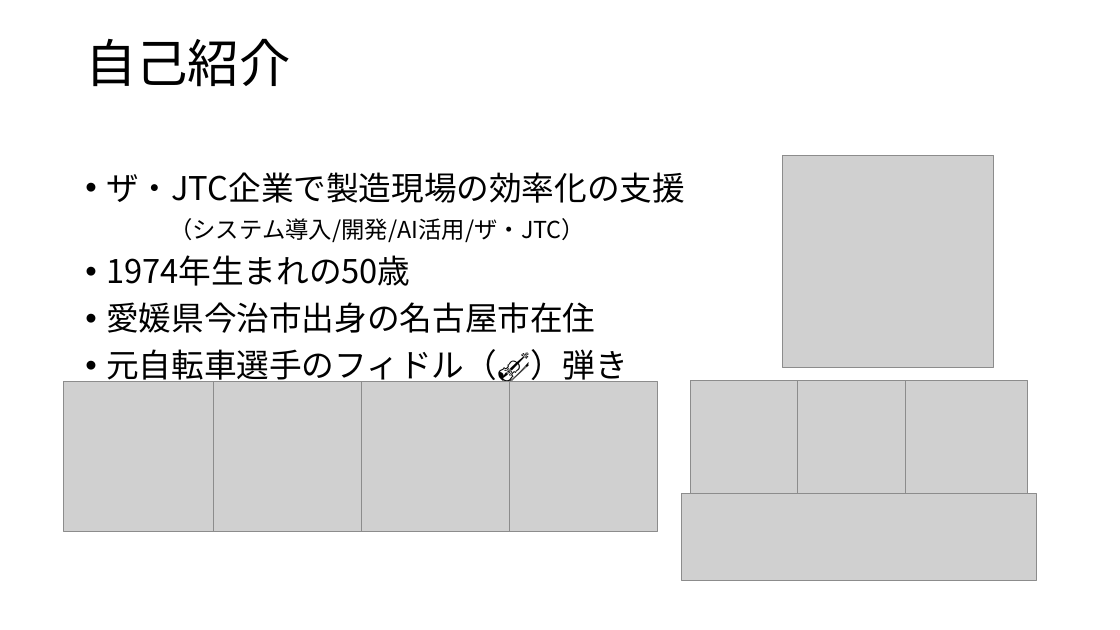
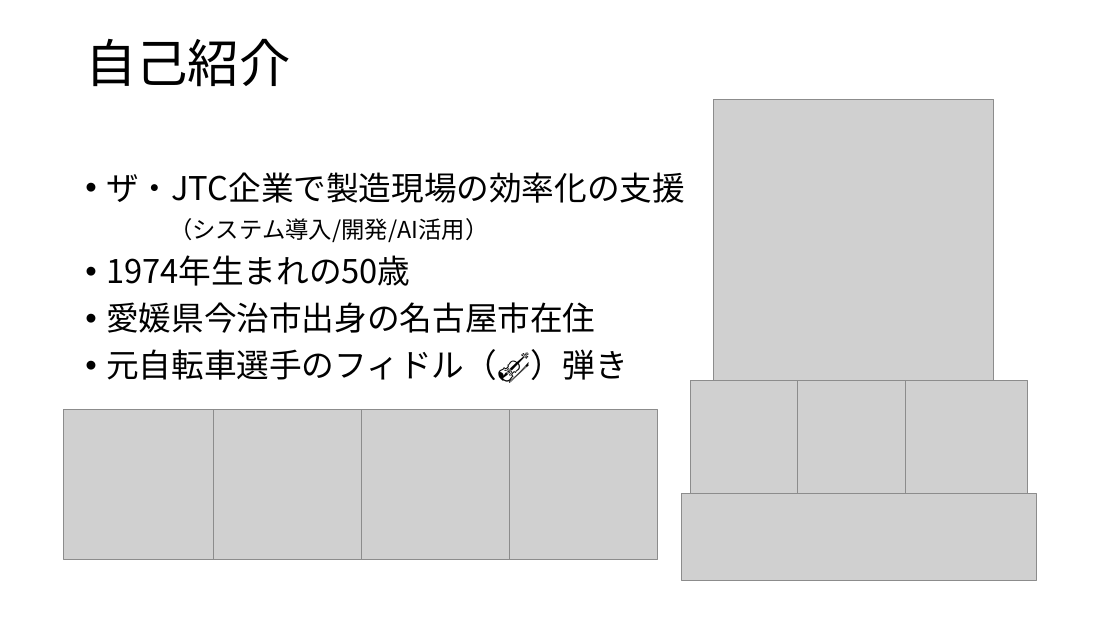
Before and after one commit to ikedachin/study_huggingface, a slide deck: slide 3 of huggingface 発表資料.pptx. Drawn at 1120x630 pixels with LibreOffice and Linux fonts; fonts in the diff are those of the drawing; grey boxes stand for pictures; background and template pictures are left out. Boxes give left, top, right and bottom in pixels: in the first picture for what was removed or moved away, otherwise in the second. Text is boxed around its words. In the diff, an @@ line names an element or a change of style, - is before the commit and + after.

```diff
--- a/huggingface 発表資料.pptx
+++ b/huggingface 発表資料.pptx
@@ picture: place and size @@
-picture at (782,155,994,367)
+picture at (713,99,994,380)
@@ text at (169,218,488,242): text changed @@
-（システム導入/開発/AI活用/ザ・JTC）
+（システム導入/開発/AI活用）
@@ 4 pictures: place and size @@
-4 pictures at (64,381,658,531)
+4 pictures at (64,410,658,560)
```
Also in this commit, not shown: 8 other slides changed, 1 slide added, 1 slide removed, 2 other files.
